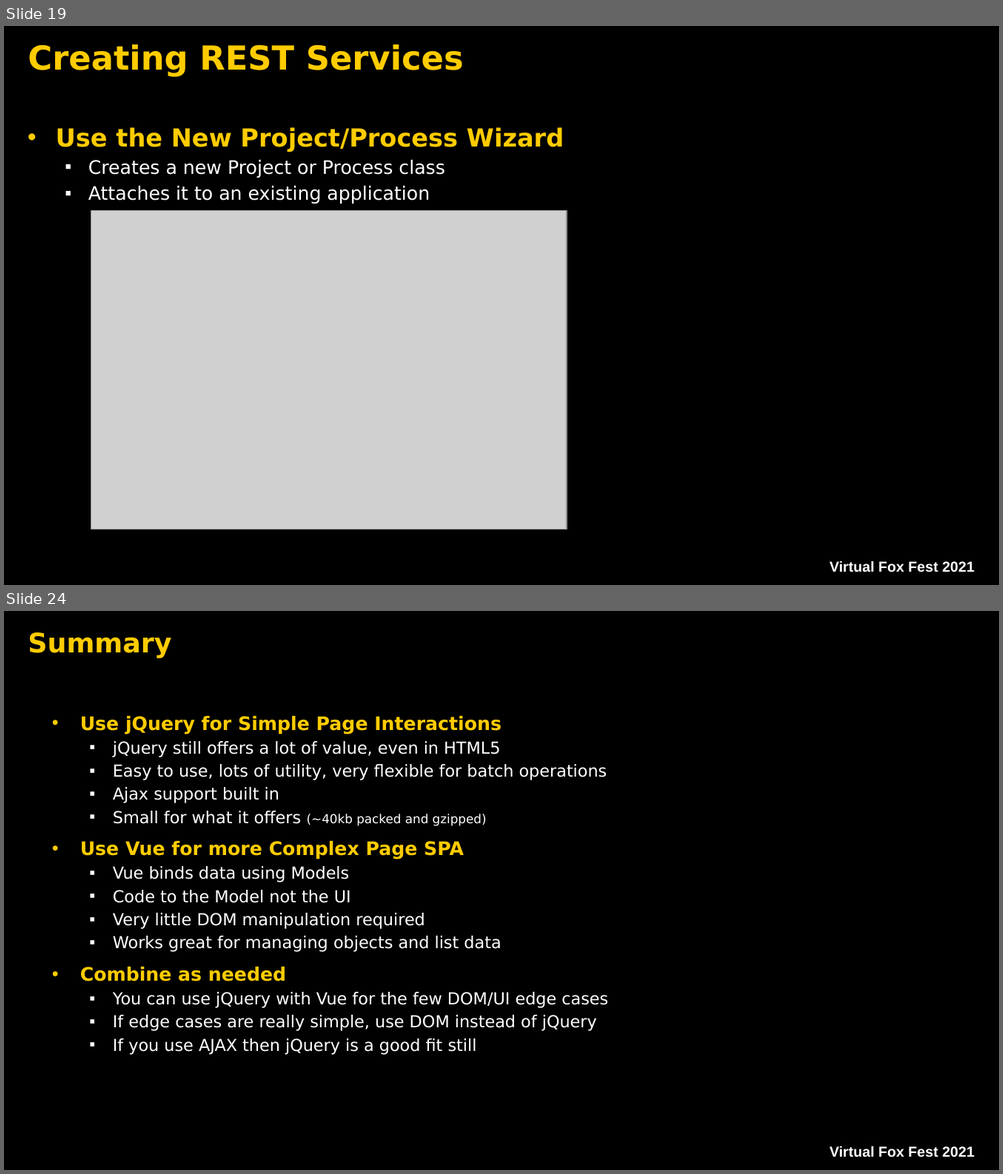
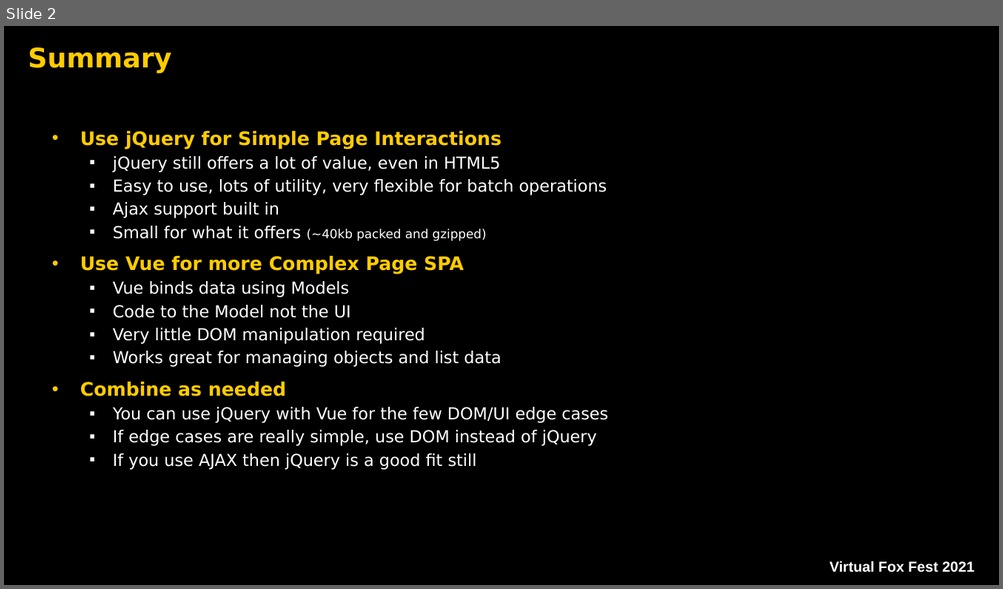
Before and after one commit to RickStrahl/VirtualFoxFest2021-FoxProRest, a slide deck: Documents/Strahl_FoxProREST.pptx. Shown one above the other, each under a label of ours: slides 19 and 24 before the commit, slide 2 after it; the slides between them are not shown. The pictures are 1003x1174 and 1003x589 pixels, drawn with LibreOffice and Linux fonts; fonts in the diff are those of the drawing; grey boxes stand for pictures; background and template pictures are left out. Boxes give left, top, right and bottom in pixels: in the first picture for what was removed or moved away, otherwise in the second. Text is boxed around its words. In the diff, an @@ line names an element or a change of style, - is before the commit and + after.

```diff
--- a/Documents/Strahl_FoxProREST.pptx
+++ b/Documents/Strahl_FoxProREST.pptx
@@ slide 19 removed at [4,26,999,585], background picture (left out); not listed: 1 template element that a slide beside it also shows @@
@@ title removed at [28,44,464,77] @@
-Creating REST Services
@@ text removed at [56,127,563,204] @@
-• Use the New Project/Process Wizard
-  ▪ Creates a new Project or Process class
-  ▪ Attaches it to an existing application
@@ picture removed at [91,211,566,530] @@
@@ what was slide 24 is now slide 2 @@
```
Also in this commit, not shown: 1 slide changed, 21 other slides removed, 31 other files.
